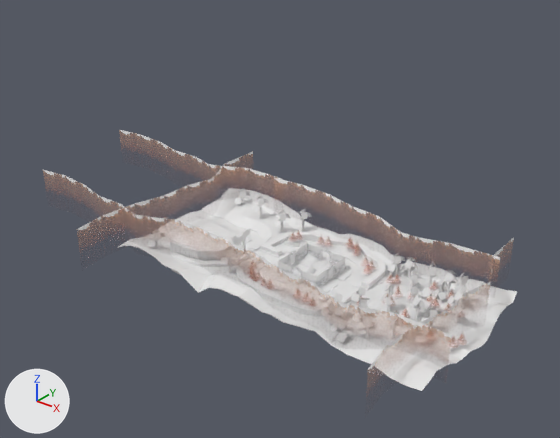
One commit to the FBX model Power_Pumpkin_Defense/Assets/art/models/red_forest/red_forest.fbx: the scene before it, then after it.
The view is the same before and after, from a 50 mm lens placed at (837.0, -1150.0, 1084.0), pointed at (-89.0, 7.0, 367.0). Arrows for +X, +Y and +Z are at lower left; the lights stay in place. Where no turn or scale is listed for an object, it has been applied to the vertices. Vertices at the same position are counted once.

The first picture shows 'ground_trailer.003'.
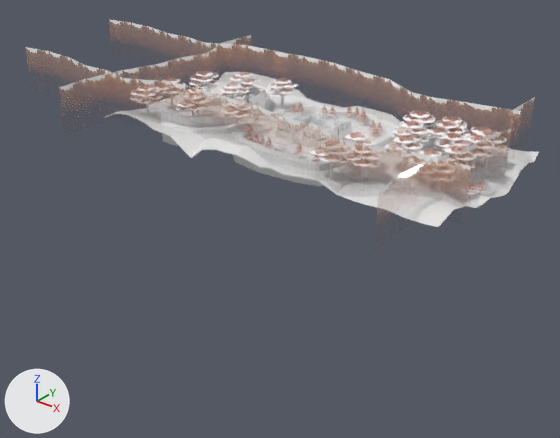
Changed parts and their boxes [x1, y1, x2, y2] in the pictures (560 x 438 px):
'ground_trailer.003', reshaped, moved
    before: [44, 130, 517, 398]
    after: [25, 20, 539, 232]
part 1 of me_plane_217, deleted
    before: [148, 188, 470, 343]
part 2 of me_plane_217, built on
    before: [237, 216, 465, 343]
    after: [118, 71, 507, 194]
part 3 of me_plane_217, recoloured
    before: [278, 243, 345, 282]
    after: [279, 111, 351, 141]
part 4 of me_plane_217, recoloured
    before: [276, 248, 346, 290]
    after: [276, 114, 352, 150]

Patch to the scene script:
```diff
--- a/Power_Pumpkin_Defense/Assets/art/models/red_forest/red_forest.fbx.py
+++ b/Power_Pumpkin_Defense/Assets/art/models/red_forest/red_forest.fbx.py
@@ me_plane_217 @@
 # used by ob_ground_trailer_003; location = (-124.0, 0.0, 269.0)
-me_plane_217.from_pydata(...)  # 9076 vertices, 7936 faces; spans x -656.0..515.0, y -297.0..276.0, z -32.0..143.0
+me_plane_217.from_pydata(...)  # 17656 vertices, 17445 faces; spans x -656.0..515.0, y -297.0..276.0, z -29.0..143.0
+# me_plane_217 part 1: 239 loose pieces with 3516 vertices, spanning x -209.0..467.0, y -174.0..164.0, z -29.0..71.0, are deleted
+# me_plane_217 part 2: 894 vertices removed from x -50.0..458.0, y -157.0..135.0, z -32.0..66.0; 12990 vertices added at x -281.0..474.0, y -184.0..178.0, z -20.0..77.0
+# me_plane_217 part 3: 8 faces spanning x 75.0..174.0, y -50.0..52.0, z 20.0..34.0 switch from mat_wall_001 (white #e7e7e7) to mat_gate
+# me_plane_217 part 4: 309 faces spanning x 73.0..176.0, y -52.0..55.0, z 2.0..36.0 switch from mat_gate to mat_material_009 (white #e7e7e7)
 me_plane_217.materials.append(mat_material_006)
@@ me_plane_217 @@
 me_plane_217.materials.append(mat_material_004)
-me_plane_217.materials.append(mat_material_005)  # white #e7e7e7
 me_plane_217.materials.append(mat_boundary)
 me_plane_217.materials.append(mat_tree_leaves)
-me_plane_217.materials.append(mat_material_003)  # white #e7e7e7
 me_plane_217.materials.append(mat_fence)
@@ ob_ground_trailer_003 @@
 ob_ground_trailer_003 = bpy.data.objects.new('ground_trailer.003', me_plane_217)
-ob_ground_trailer_003.location = (-124.0, 0.0, 269.0)
+ob_ground_trailer_003.location = (-124.0, 0.0, 569.0)
```
